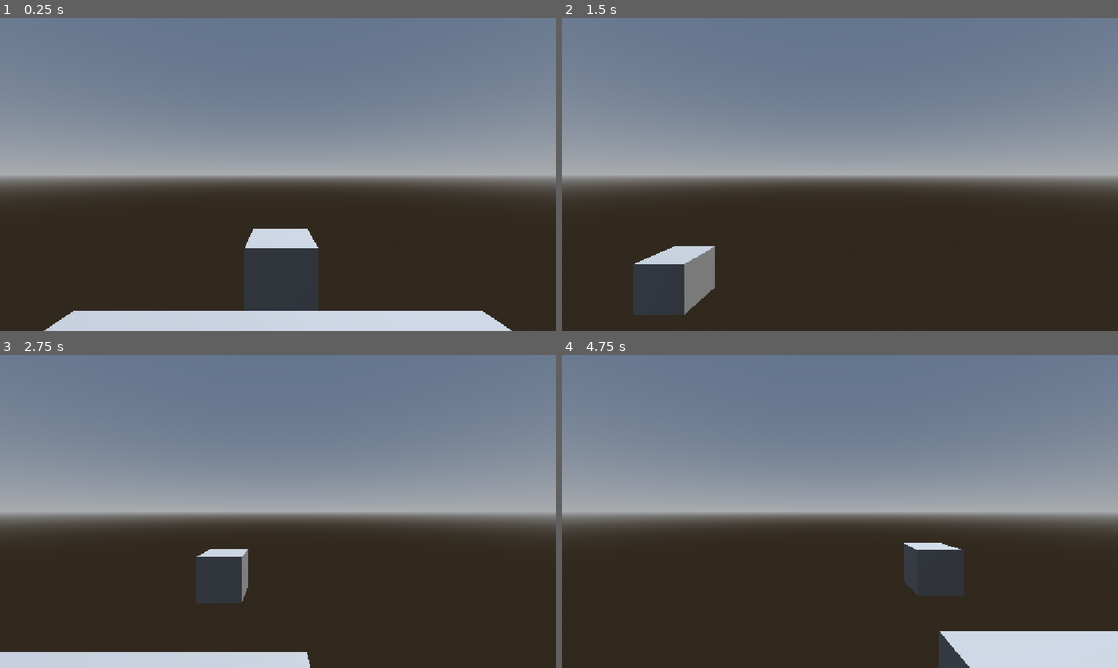
Above: before the commit, frames 1-4 (two rows, left to right).
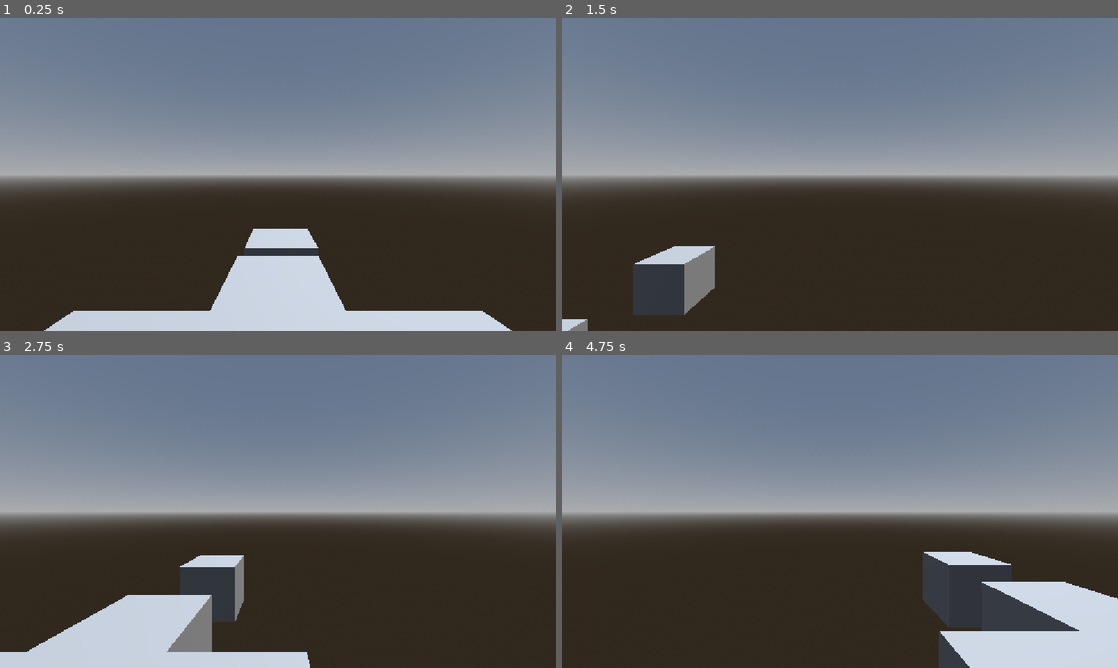
Above: after the commit, the same moments.

Repository: jishnukarri/BouncyBoy
Game: Godot game, scene res://scenes/main.tscn
The game is run twice, just before and just after one commit, with the same random seed, the same clock (stepped at 60 frames per second) and the same inputs.
Inputs (mouse positions are in pixels of both pictures, inside the frame that each line leads up to):
- Up to frame 1 (0.25 s): no input
- Up to frame 2 (1.5 s): tap Enter at 0.5 s; move the mouse to (962, 158) at 0.52 s; hold D (right) 0.53-1.25 s; hold Right mouse button (drag) 0.53-1.25 s; click (962, 158) at 0.67 s; tap Space (jump) at 0.77 s; drag from (728, 190) to (812, 237) at 1.27 s
- Up to frame 3 (2.75 s): move the mouse to (333, 442) at 2.02 s; hold D (right) from 2.03 s (still down); hold Shift from 2.03 s (still down)
- Up to frame 4 (4.75 s): release D (right) at 2.75 s; release Shift at 2.75 s; drag from (812, 574) to (673, 464) at 2.77 s; move the mouse to (1006, 558) at 3.52 s; hold A (left) 3.53-4.25 s; hold Alt 3.53-4.25 s; tap Space (jump) at 3.77 s; drag from (673, 464) to (756, 433) at 4.27 s

The runs differ from the first frame. In frame 1, 3.4% of the frame differs, in the area x 37-63%, y 76-94%; in frame 2, 0.2%; in frame 3, 5.7%; in frame 4, 6.2%, in the area x 61-100%, y 60-89%.

Commit message:
data fix

Diff:
--- a/scenes/environment.tscn
+++ b/scenes/environment.tscn
@@ -1,6 +1,7 @@
 [gd_scene format=3 uid="uid://cr8o3yllqe75"]
 
 [ext_resource type="PackedScene" uid="uid://c1yhebpf5kfc3" path="res://scenes/moving_pad.tscn" id="1_bc5iu"]
+[ext_resource type="PackedScene" uid="uid://b0po5xenaxh88" path="res://scenes/time_pad.tscn" id="2_fm4en"]
 
 [sub_resource type="ProceduralSkyMaterial" id="ProceduralSkyMaterial_y44tv"]
 sky_horizon_color = Color(0.66224277, 0.6717428, 0.6867428, 1)
@@ -35,3 +36,6 @@
 transform = Transform3D(1, 0, 0, 0, 1, 0, 0, 0, 1, 0.05128765, 0, -3.0128145)
 use_collision = true
 destination = Vector3(0, 0, -5)
+
+[node name="time_pad" parent="." unique_id=1668053454 instance=ExtResource("2_fm4en")]
+transform = Transform3D(1, 0, 0, 0, 1, 0, 0, 0, 1, 0, 0, -2)
--- a/scripts/moving_pad.gd
+++ b/scripts/moving_pad.gd
@@ -11,11 +11,12 @@
 	base_position = position
 
 func _process(delta: float) -> void:
+	print(target, position)
+	if position.distance_to(destination) < 0.01:
+			target = -1
+	elif position.distance_to(base_position) < 0.01:
+			target = 1
 	if target == 1:
 		position = position.move_toward(destination, move_speed * delta)
-		if position.distance_to(destination) < 0.01:
-			target = -1
 	elif target == -1:
-		position = position.move_toward(destination, move_speed * delta)
-		if position.distance_to(base_position) < 0.01:
-			target = 1
+		position = position.move_toward(base_position, move_speed * delta)
Not shown, added: new_game_project_2026-11-14_14-49-31.zip
